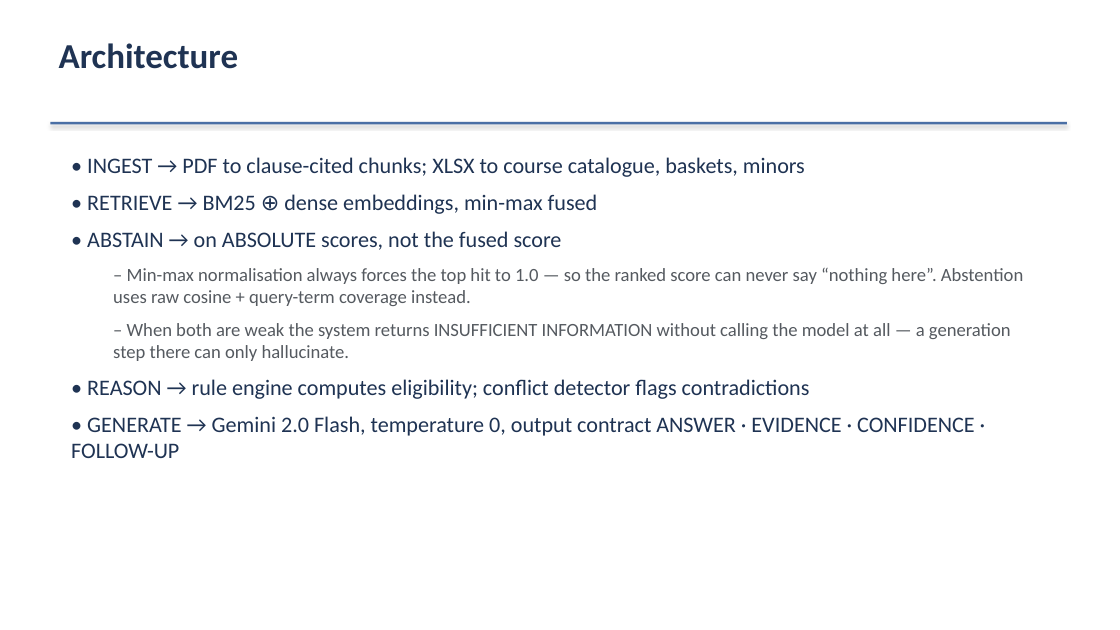
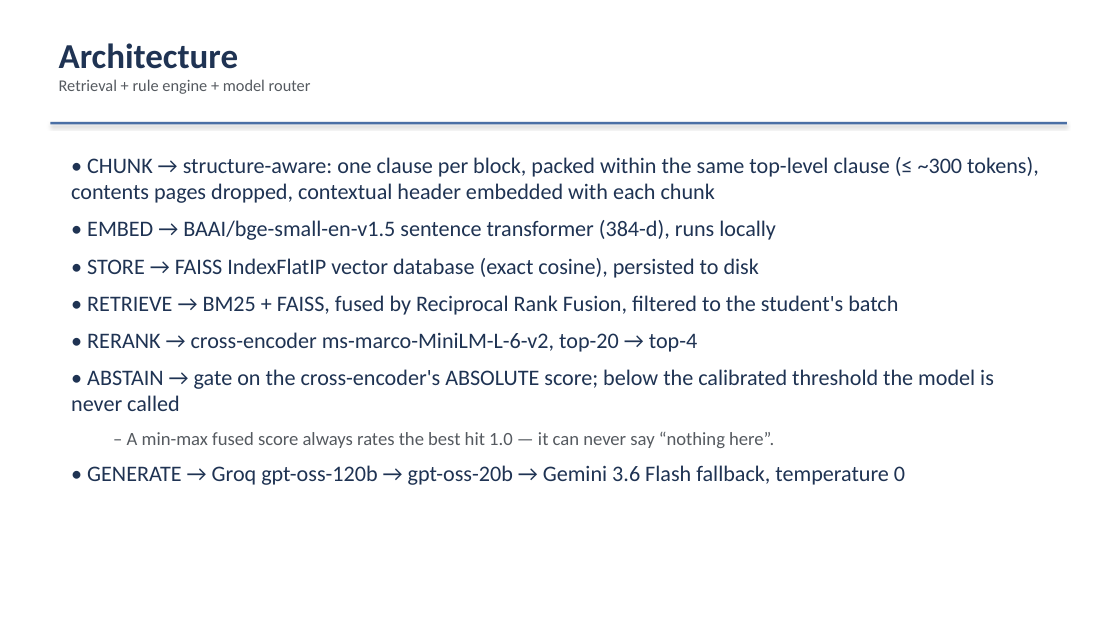
Before and after one commit to Shivshankar8261/Academic-Advisor, a slide deck: slide 6 of report/AI_Academic_Advisor_Presentation.pptx. Drawn at 1120x630 pixels with LibreOffice and Linux fonts; fonts in the diff are those of the drawing. Boxes give left, top, right and bottom in pixels: in the first picture for what was removed or moved away, otherwise in the second. Text is boxed around its words. In the diff, an @@ line names an element or a change of style, - is before the commit and + after.

```diff
--- a/report/AI_Academic_Advisor_Presentation.pptx
+++ b/report/AI_Academic_Advisor_Presentation.pptx
@@ text at (59,79,311,94): paragraph added @@
+Retrieval + rule engine + model router
@@ text at (71,157,1039,485): text changed @@
-• INGEST → PDF to clause-cited chunks; XLSX to course catalogue, baskets, minors
-• RETRIEVE → BM25 ⊕ dense embeddings, min-max fused
-• ABSTAIN → on ABSOLUTE scores, not the fused score
-  – Min-max normalisation always forces the top hit to 1.0 — so the ranked score can never say “nothing here”. Abstention uses raw cosine + query-term coverage instead.
-  – When both are weak the system returns INSUFFICIENT INFORMATION without calling the model at all — a generation step there can only hallucinate.
-• REASON → rule engine computes eligibility; conflict detector flags contradictions
-• GENERATE → Gemini 2.0 Flash, temperature 0, output contract ANSWER · EVIDENCE · CONFIDENCE · FOLLOW-UP
+• CHUNK → structure-aware: one clause per block, packed within the same top-level clause (≤ ~300 tokens), contents pages dropped, contextual header embedded with each chunk
+• EMBED → BAAI/bge-small-en-v1.5 sentence transformer (384-d), runs locally
+• STORE → FAISS IndexFlatIP vector database (exact cosine), persisted to disk
+• RETRIEVE → BM25 + FAISS, fused by Reciprocal Rank Fusion, filtered to the student's batch
+• RERANK → cross-encoder ms-marco-MiniLM-L-6-v2, top-20 → top-4
+• ABSTAIN → gate on the cross-encoder's ABSOLUTE score; below the calibrated threshold the model is never called
+  – A min-max fused score always rates the best hit 1.0 — it can never say “nothing here”.
+• GENERATE → Groq gpt-oss-120b → gpt-oss-20b → Gemini 3.6 Flash fallback, temperature 0
```
Also in this commit, not shown: 2 other slides changed, 22 other files.
